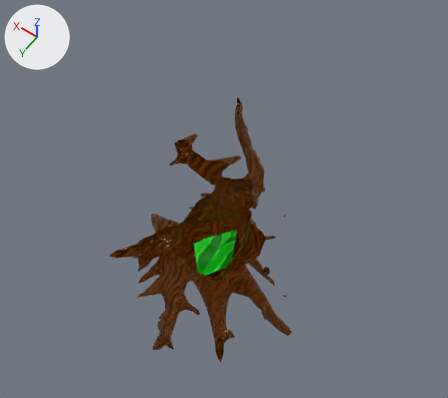
An edit to the Blender file assets/albero.blend, drawn before and after from the same camera.
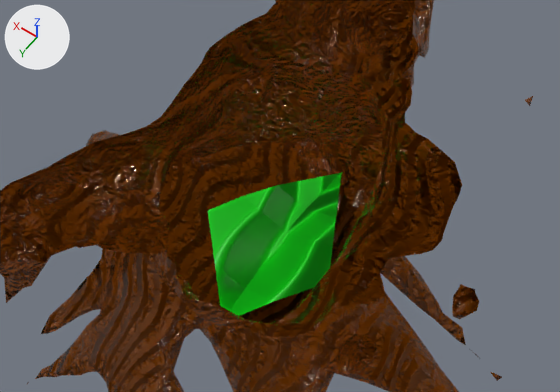
Old and new are each drawn whole from a camera (50 mm lens) standing at (-8.96, 11.66, 23.06) and looking at (-0.76, 0.18, 5.03) and again close up from a camera (50 mm lens) standing at (-3.57, 4.68, 8.95) and looking at (0.32, -0.77, 0.38). The lights are fixed; the arrows at upper left show +X, +Y and +Z. Everything nearer to the camera than a plane just in front of the edit is cut away.

Before the edit, the objects in view are built like this:
```python
me_cube = bpy.data.meshes.new('Cube')
me_cube.from_pydata(...)  # 4458 vertices, 8888 faces; spans x -6.91..6.05, y -4.33..7.39, z -1.86..10.5
me_cube.polygons.foreach_set('use_smooth', [True] * 8888)
me_cube.materials.append(mat_material)
me_plane = bpy.data.meshes.new('Plane')
me_plane.from_pydata(...)  # 14 vertices, 10 faces; spans x -1.0..1.0, y -2.91..0.0, z 0.0..0.66
me_plane.polygons.foreach_set('use_smooth', [True] * 10)
me_plane.materials.append(mat_material_001)
ob_cube = bpy.data.objects.new('Cube', me_cube)
ob_cube.location = (0.0, 0.0, 0.0)
ob_plane = bpy.data.objects.new('Plane', me_plane)
ob_plane.location = (0.0, 1.0, -0.29)
```
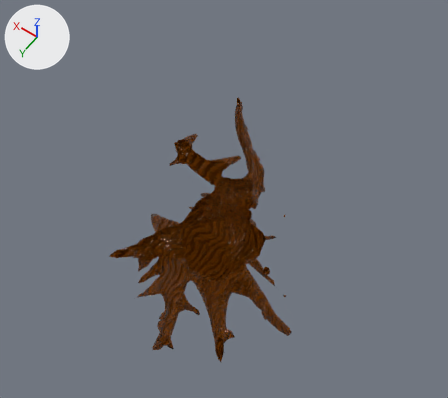
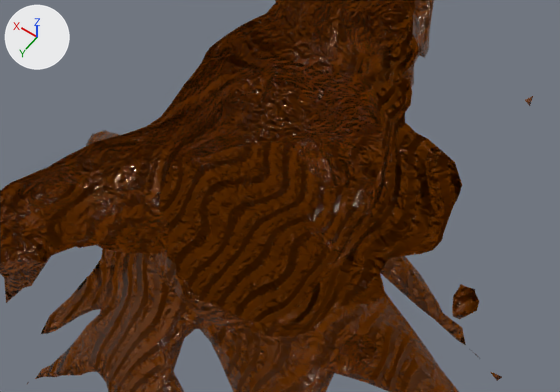
The newer file is also turned or shifted as a whole; pictures and numbers use the older file's frame.

Pixel boxes [x1, y1, x2, y2] of what changed, in the close-ups (560 x 392 px):
'Plane', deleted
    before: [208, 173, 342, 316]

Diff of the bpy script that builds the scene:
```diff
--- a/assets/albero.blend.py
+++ b/assets/albero.blend.py
@@ ob_plane @@
-ob_plane = bpy.data.objects.new('Plane', me_plane)
-ob_plane.location = (0.0, 1.0, -0.29)
```
